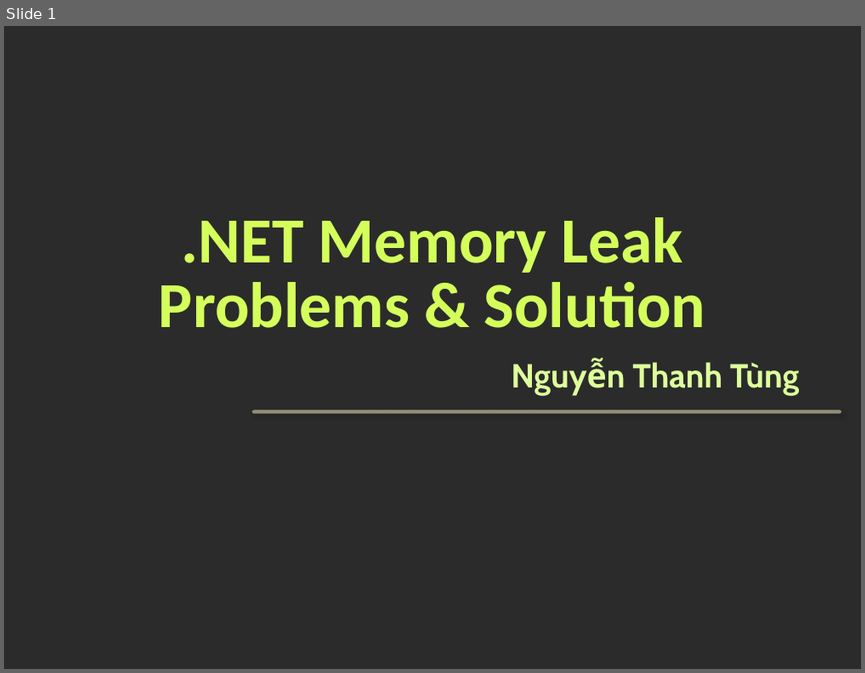
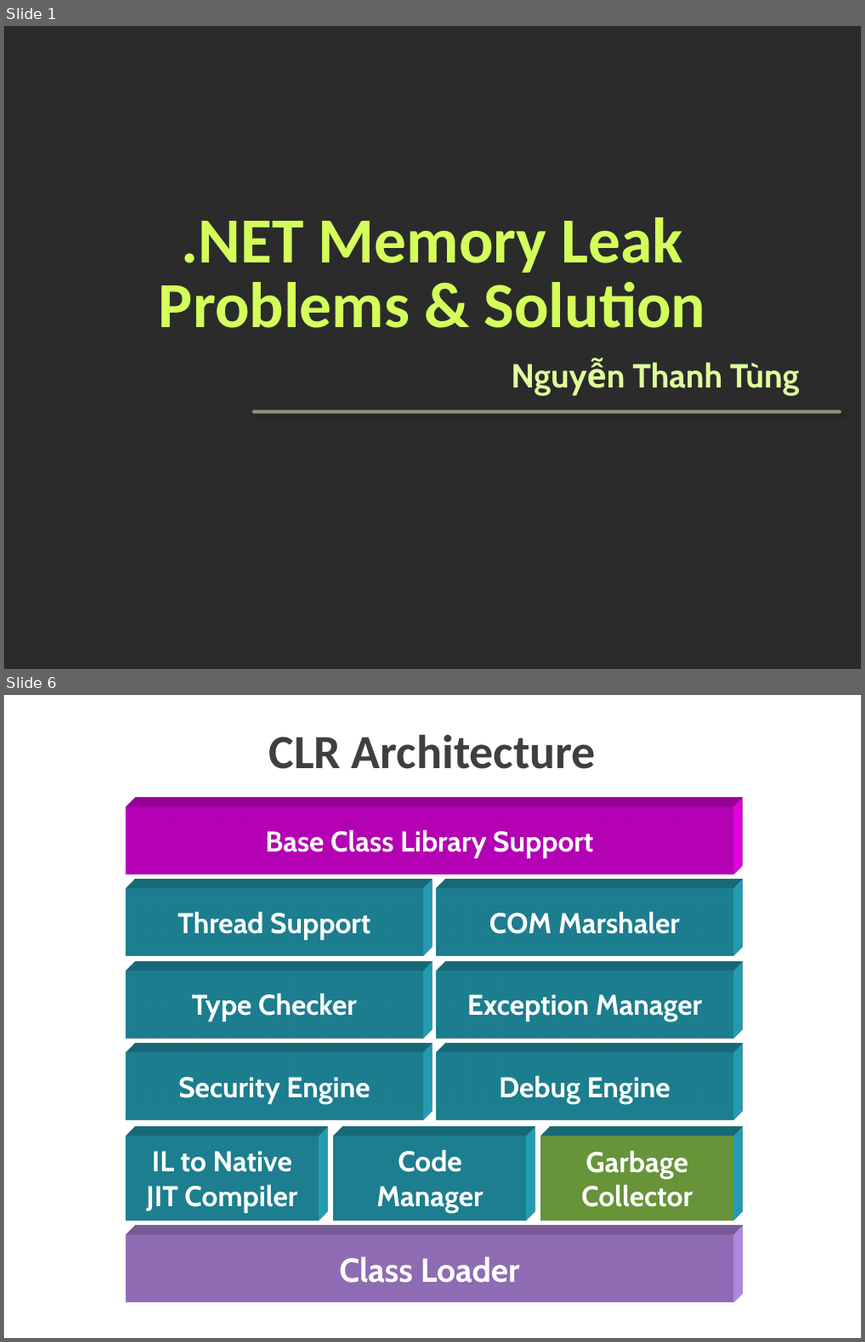
Before and after one commit to tungnt185/MemoryLeak, a slide deck: Memory Leak in .NET.pptx. Shown one above the other, each under a label of ours: slide 1 before the commit, slides 1 and 6 after it; the slides between them are not shown. The pictures are 865x673 and 865x1342 pixels, drawn with LibreOffice and Linux fonts; fonts in the diff are those of the drawing; background and template pictures are left out; a plain dark background stands for a picture behind light text. Boxes give left, top, right and bottom in pixels: in the first picture for what was removed or moved away, otherwise in the second. Text is boxed around its words. In the diff, an @@ line names an element or a change of style, - is before the commit and + after.

```diff
--- a/Memory Leak in .NET.pptx
+++ b/Memory Leak in .NET.pptx
@@ slide 6 added at box(4, 695, 861, 1338), background picture (left out) @@
@@ text added at box(269, 734, 596, 769), 40 pt, text #3F3F3F, bold @@
+CLR Architecture
@@ rectangle added at box(126, 806, 733, 874), fill #FF00FF, 24 pt, text #FFFFFF, bold @@
+Base Class Library Support
@@ rectangle added at box(126, 889, 422, 956), fill #28B2CB, 24 pt, text #FFFFFF, bold @@
+Thread Support
@@ rectangle added at box(436, 889, 732, 956), fill #28B2CB, 24 pt, text #FFFFFF, bold @@
+COM Marshaler
@@ rectangle added at box(126, 970, 422, 1038), fill #28B2CB, 24 pt, text #FFFFFF, bold @@
+Type Checker
@@ rectangle added at box(436, 970, 732, 1038), fill #28B2CB, 24 pt, text #FFFFFF, bold @@
+Exception Manager
@@ rectangle added at box(126, 1052, 422, 1120), fill #28B2CB, 24 pt, text #FFFFFF, bold @@
+Security Engine
@@ rectangle added at box(436, 1052, 732, 1120), fill #28B2CB, 24 pt, text #FFFFFF, bold @@
+Debug Engine
@@ rectangle added at box(126, 1135, 318, 1219), fill #28B2CB, 24 pt, text #FFFFFF, bold @@
+IL to Native
+JIT Compiler
@@ rectangle added at box(334, 1135, 526, 1219), fill #28B2CB, 24 pt, text #FFFFFF, bold @@
+Code
+Manager
@@ rectangle added at box(541, 1135, 733, 1219), fill #92D050, 24 pt, text #FFFFFF, bold @@
+Garbage
+Collector
@@ rectangle added at box(126, 1235, 733, 1303), fill #CC99FF, 28 pt, text #FFFFFF, bold @@
+Class Loader
```
Also in this commit, not shown: 2 slides changed, 39 other slides added, 29 slides removed.
